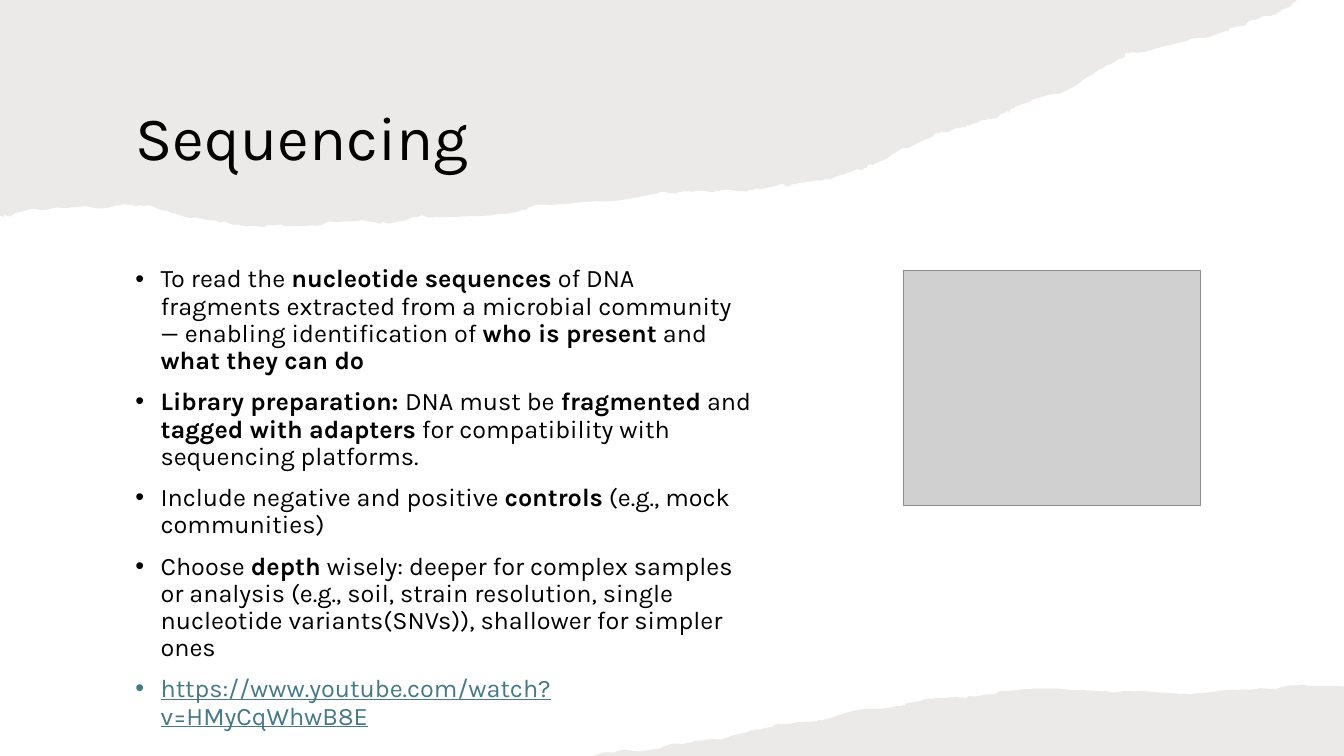
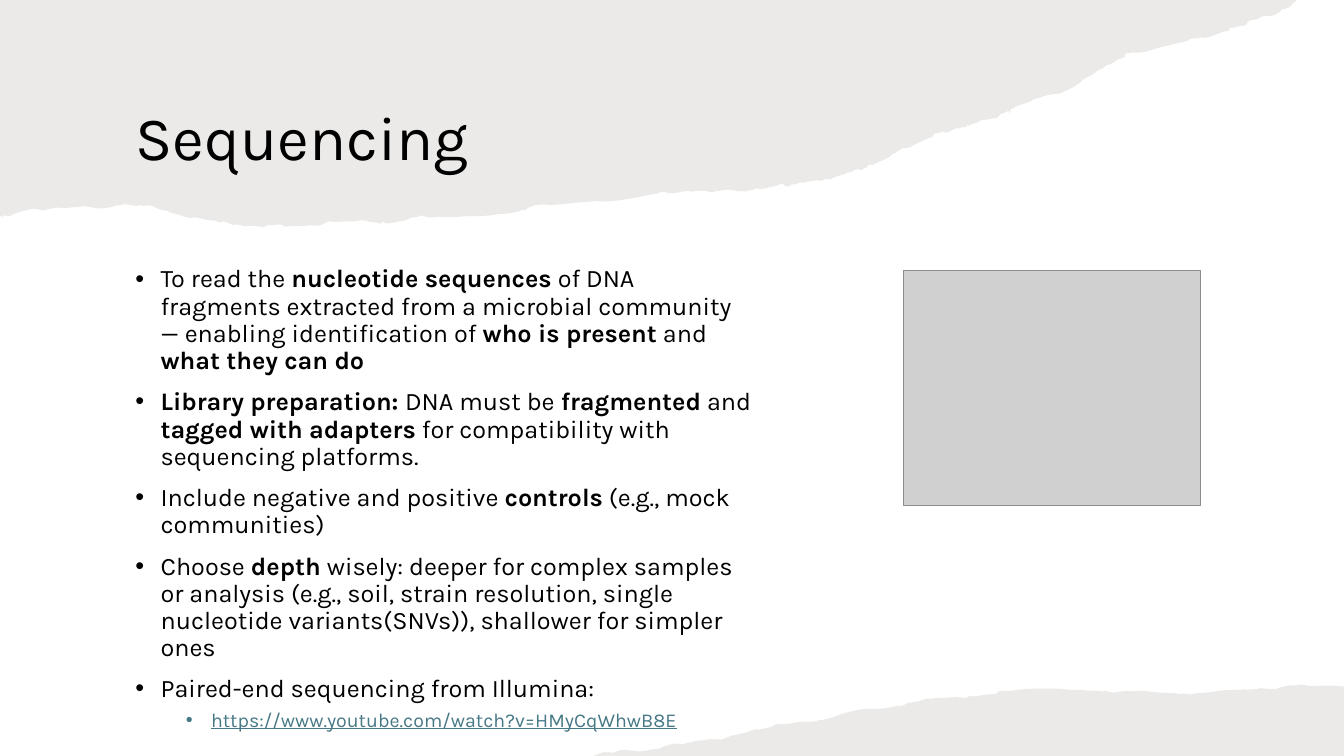
Before and after one commit to biosustain/dsp_metagenomics_training, a slide deck: slide 23 of course_contents/IntroMetagenomics.pptx. Drawn at 1344x756 pixels with LibreOffice and Linux fonts; fonts in the diff are those of the drawing; grey boxes stand for pictures. Boxes give left, top, right and bottom in pixels: in the first picture for what was removed or moved away, otherwise in the second. Text is boxed around its words. In the diff, an @@ line names an element or a change of style, - is before the commit and + after.

```diff
--- a/course_contents/IntroMetagenomics.pptx
+++ b/course_contents/IntroMetagenomics.pptx
@@ text at (161, 679, 594, 704): paragraph added @@
+• Paired-end sequencing from Illumina:
@@ text at (211, 712, 676, 732): size 18 to 14 pt in "https://www.youtube.com/watch?v=HMyCqWhwB8E"; list level 1 to 2 in "https://www.youtube.com/watch?v=HMyCqWhwB8E" @@
```
Also in this commit, not shown: 4 other slides changed, 1 slide removed, 1 other file.
